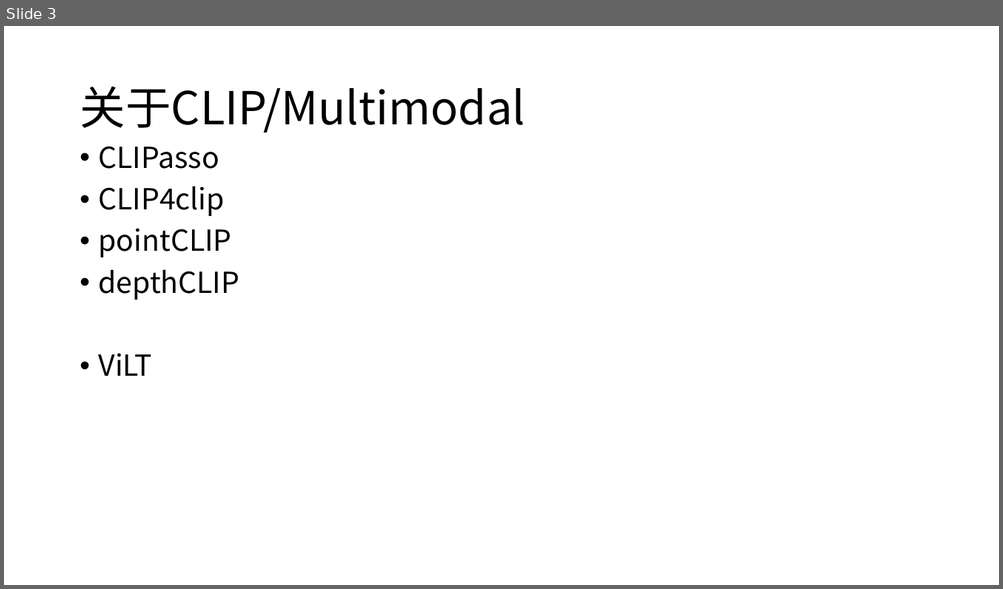
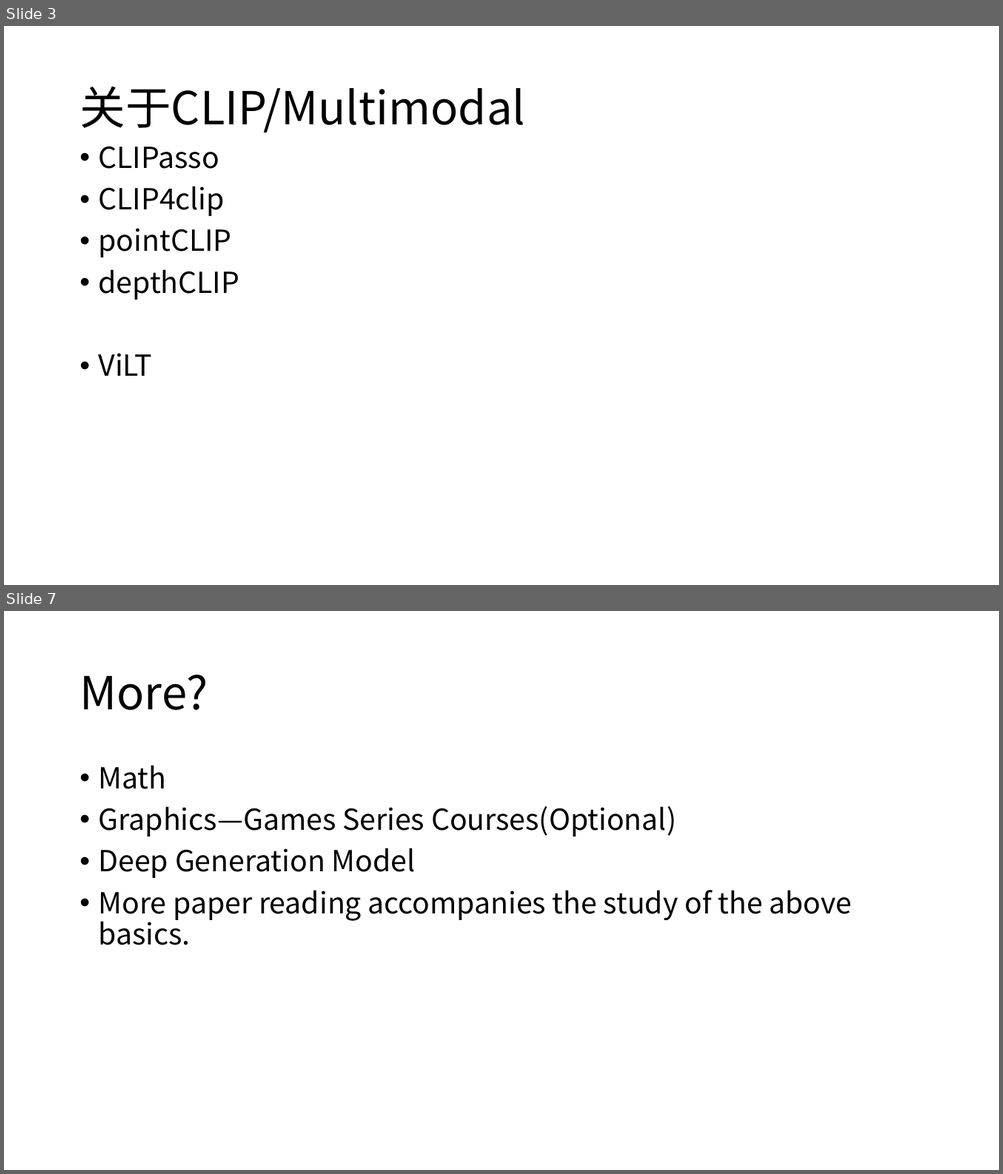
Before and after one commit to Napucheng/AI-refactor, a slide deck: DeepGen/DeepGen-3D-WM-Napucheng.pptx. Shown one above the other, each under a label of ours: slide 3 before the commit, slides 3 and 7 after it; the slides between them are not shown. The pictures are 1003x589 and 1003x1174 pixels, drawn with LibreOffice and Linux fonts; fonts in the diff are those of the drawing. Boxes give left, top, right and bottom in pixels: in the first picture for what was removed or moved away, otherwise in the second. Text is boxed around its words. In the diff, an @@ line names an element or a change of style, - is before the commit and + after.

```diff
--- a/DeepGen/DeepGen-3D-WM-Napucheng.pptx
+++ b/DeepGen/DeepGen-3D-WM-Napucheng.pptx
@@ slide 7 added at [4, 611, 999, 1170], background #FFFFFF @@
@@ title added at [79, 675, 208, 710], 44 pt, text #000000 @@
+More?
@@ text added at [99, 765, 852, 945], 28 pt, text #000000 @@
+• Math
+• Graphics—Games Series Courses(Optional)
+• Deep Generation Model
+• More paper reading accompanies the study of the above basics.
```
Also in this commit, not shown: 4 slides changed, 1 other slide added, 1 slide removed, 50 other files.
